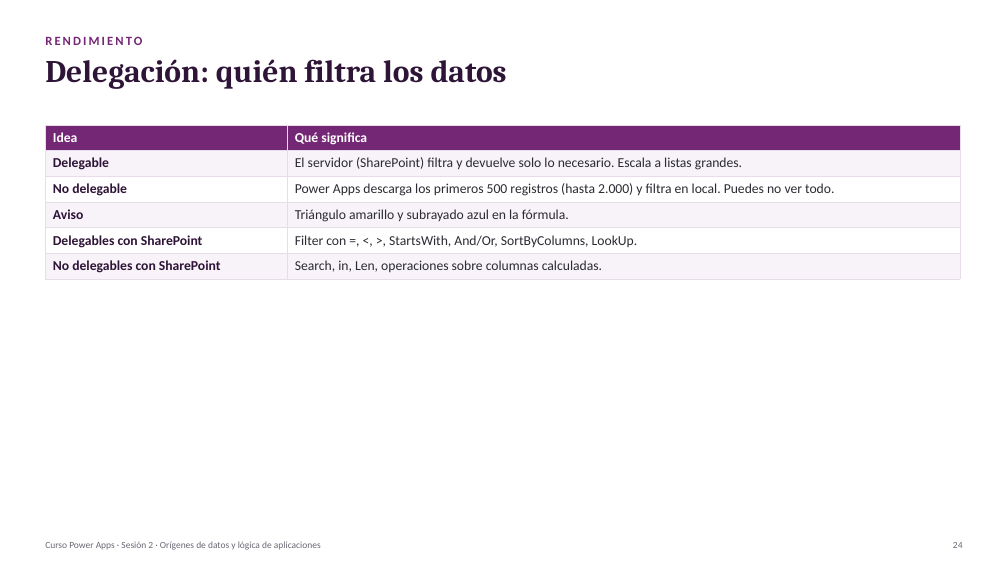
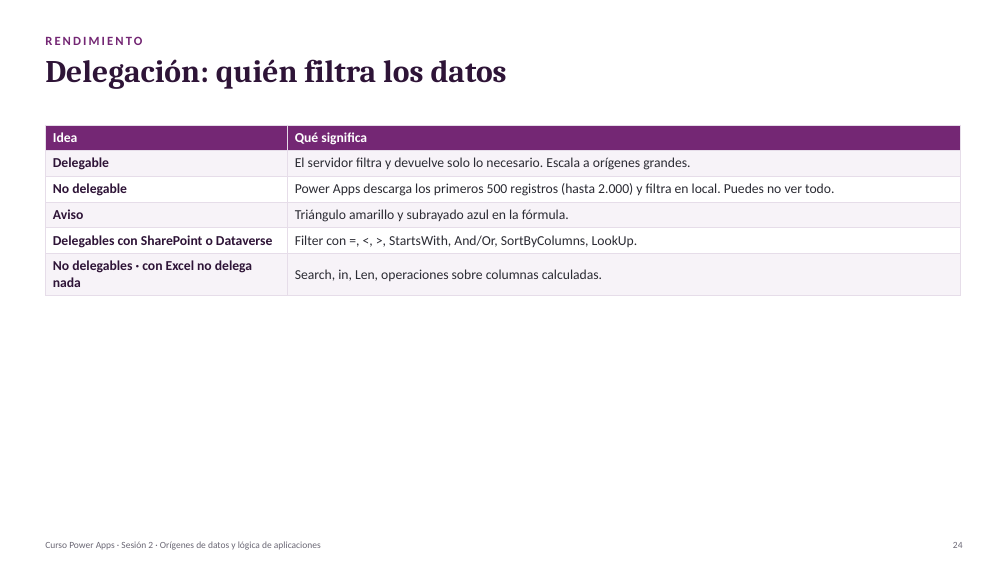
Before and after one commit to jorloicono/AF-POWER-APPS-FUNDAMENTOS, a slide deck: slide 24 of SESION_2/Sesion_2_Origenes_de_datos_y_logica.pptx. Drawn at 1008x567 pixels with LibreOffice and Linux fonts; fonts in the diff are those of the drawing. Boxes give left, top, right and bottom in pixels: in the first picture for what was removed or moved away, otherwise in the second. Text is boxed around its words. In the diff, an @@ line names an element or a change of style, - is before the commit and + after.

Commit message:
Todo el curso sobre Excel en OneDrive: practicas 3.1, 3.2, 4.1 y 4.2 sin SharePoint, nuevos libros de datos y presentaciones alineadas

```diff
--- a/SESION_2/Sesion_2_Origenes_de_datos_y_logica.pptx
+++ b/SESION_2/Sesion_2_Origenes_de_datos_y_logica.pptx
@@ table at box(45, 125, 960, 291) @@
-row 2, column 2: El servidor (SharePoint) filtra y devuelve solo lo necesario. Escala a listas grandes.
+row 2, column 2: El servidor filtra y devuelve solo lo necesario. Escala a orígenes grandes.
-row 5, column 1: Delegables con SharePoint
+row 5, column 1: Delegables con SharePoint o Dataverse
-row 6, column 1: No delegables con SharePoint
+row 6, column 1: No delegables · con Excel no delega nada
```
Also in this commit, not shown: 8 other slides changed, 12 other files.
